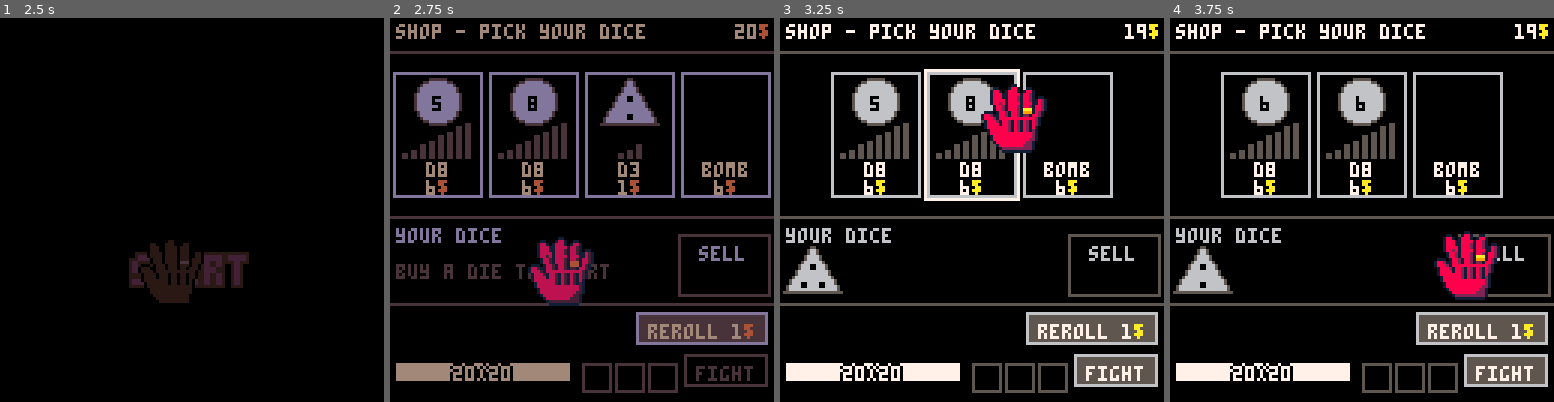
Above: before the commit, frames 1-4 (left to right).
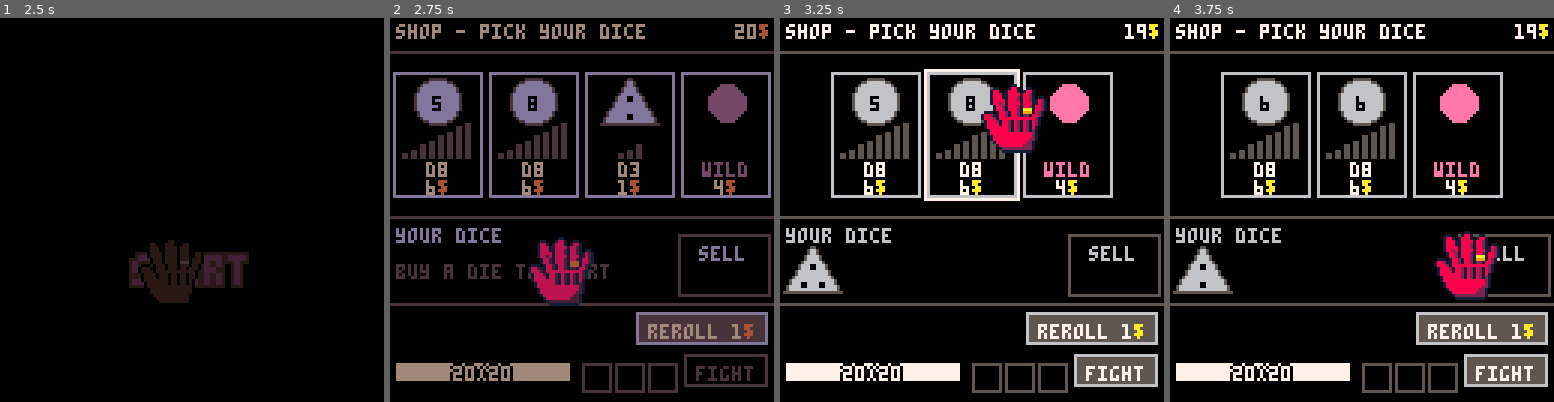
Above: after the commit, the same moments.

Repository: mauro-vb/dice-city
Game: PICO-8 cartridge cart.p8
Same seed, same stepped clock (60 frames per second), same inputs: the game is played once before the commit and once after it.
Inputs (mouse positions are in pixels of both pictures, inside the frame that each line leads up to):
- Up to frame 1 (2.5 s): tap X (X key) at 0.33, 1.07, 1.85 s; click (280, 121) at 0.67 s; tap O (Z key) at 0.7, 1.7, 2.1 s; click (46, 267) at 1.22 s; hold Right 1.6-2.1 s; click (107, 114) at 1.77 s; hold Up 2.15-2.42 s; click (172, 259) at 2.32 s; hold Right from 2.47 s (still down)
- Up to frame 2 (2.75 s): keep holding Right; tap O (Z key) at 2.5 s
- Up to frame 3 (3.25 s): click (1014, 106) at 2.87 s; tap O (Z key) at 2.9 s; tap X (X key) at 2.97 s; release Right at 3.03 s; hold Left from 3.08 s (still down)
- Up to frame 4 (3.75 s): tap O (Z key) at 3.3, 3.7 s; click (1465, 256) at 3.42 s; release Left at 3.58 s; hold Down from 3.63 s (still down)

Frame 1 is identical in both runs. In frame 2, 1.2% of the frame differs, in the area x 81-93%, y 17-47%; in frame 3, 1.2%; in frame 4, 1.2%.

Commit message:
Hits do at least 1, fight x3, drag items onto dice, level-up items
- A hit always does at least 1: no more instant "no damage" loss, every
  fight plays out (balance sim updated to the same rule)
- During the fight the act button toggles x3 speed (>> / x3); fight,
  tweens and particles step 3 times a frame, input once
- Aim items (reroll, rig, double, enchantments) are carried to a die:
  hold and drag, or click and click; full-size icon above the hand.
  Removes the press-then-pick-a-die mode. Rig gets an icon
- lv up / lv up+ / lv up++ ($6 / $9 / $12): +1 / +2 / +3 to every base
  stat when bought; added to the balance sim's shop

Diff:
--- a/src/defs/shop_items.p8.lua
+++ b/src/defs/shop_items.p8.lua
@@ -10,4 +10,8 @@
 --   wild    the one die you can still move after the roll
 --   glass   rolls double; 1 in 4 breaks when the fight starts
 defs("id,name,price,info,inv,aim,col", "potion,beer,3,heals 5 hp,1|bomb,bomb,6,10 damage (in a fight),1|token,reroll,3, …(330 unchanged characters)…
-item_kinds = names"potion,bomb,token,double,rig,greedy,grower,wild,glass"
+-- level ups: applied when bought (never in the inventory), lvl = added to
+-- every base stat ("lv": "lvl up++" is too wide for a shop card). own defs:
+-- an empty inv field would be "" (true)
+defs("id,name,price,info,lvl", "lvlup,lv up,6,+1 all base stats,1|lvlup1,lv up+,9,+2 all base stats,2|lvlup2,lv up++,12,+3 all base stats,3")
+item_kinds = names"potion,bomb,token,double,rig,greedy,grower,wild,glass,lvlup,lvlup1,lvlup2"
--- a/src/entities/slot.p8.lua
+++ b/src/entities/slot.p8.lua
@@ -4,7 +4,7 @@
 	w = 38,
 	h = 64,
 	accepts = function(_ENV, item)
-		return item.slot == key or #run.slots[key] < 3
+		return item.class == die and (item.slot == key or #run.slots[key] < 3)
 	end,
 	on_drop = function(_ENV, d)
 		run:place(d, key)
--- a/src/logic/combat.p8.lua
+++ b/src/logic/combat.p8.lua
@@ -2,8 +2,8 @@
 -- usage: b = battle:new({p = run, foe = enemy1}); each tick: hits = b:step()
 -- each hit: {who = "p" or "e", dmg, p_hp, e_hp} (hp after the hit)
 -- a bar fills by spd + 5 a tick; at 100 that side hits and keeps the leftover.
--- def blocks up to its value: a hit can do 0. if neither side can hurt the
--- other the fight is over at once (a loss). no randomness: dice are rolled before
+-- def blocks up to its value, but a hit always does at least 1, so every
+-- fight plays out to the end. no randomness: dice are rolled before
 -- never changes the player or the enemy def; finish_fight applies the result
 battle = class:extend({
 	-- stats and the bag's coins are taken now: after this, placement doesn't matter
@@ -16,14 +16,11 @@
 		p_hp, e_hp, max_hp = p.hp, foe.hp, p.max_hp
 		p_bar, e_bar, tick = 0, 0, 0
 		p_rate, e_rate = stats.spd + 5, foe.spd + 5
-		p_dmg = max(0, stats.atk - foe.def)
-		e_dmg = max(0, foe.atk - stats.def)
-	end,
-	stalemate = function(_ENV)
-		return p_dmg == 0 and e_dmg == 0
+		p_dmg = max(1, stats.atk - foe.def)
+		e_dmg = max(1, foe.atk - stats.def)
 	end,
 	over = function(_ENV)
-		return p_hp <= 0 or e_hp <= 0 or tick >= 1000 or stalemate(_ENV)
+		return p_hp <= 0 or e_hp <= 0 or tick >= 1000
 	end,
 	won = function(_ENV)
 		return e_hp <= 0
--- a/src/logic/economy.p8.lua
+++ b/src/logic/economy.p8.lua
@@ -37,6 +37,12 @@
 function buy(k)
 	if not can_buy(k) then return false end
 	run:spend(k.price)
+	if k.lvl then
+		for s in all(stat_names) do
+			run.base[s] += k.lvl
+		end
+		return true
+	end
 	if k.inv then
 		local s = stack_for(k)
 		if s then s.n += 1 else add(run.items, {k = k, n = 1}) end
--- a/src/scenes/placement.p8.lua
+++ b/src/scenes/placement.p8.lua
@@ -3,6 +3,8 @@
 
 
 placement = scene:extend({
+	-- >> during the fight: 3x speed (kept for the next fights)
+	fast = false,
 	init = function(_ENV)
 		global.parts = {}
 		phase = "place"
@@ -28,7 +30,7 @@
 		end
 		f:item(selectable:new({
 			x = 48, y = 100, w = 92, h = 17,
-			accepts = function() return true end,
+			accepts = function(_, d) return d.class == die end,
 			on_drop = function(_, d) run:unplace(d) end,
 		}))
 		for d in all(run.bag) do
@@ -39,6 +41,7 @@
 		act_btn = f:item(button:new({
 			x = 112, y = 100, h = 17,
 			on_press = function()
+				if phase == "fight" then fast = not fast return end
 				if phase == "done" then return scene:load(next_scene) end
 				if phase == "rolled" then return start_fight(_ENV) end
 				-- values first, then the show: columns left to right, bottom die
@@ -62,21 +65,22 @@
 				roll_t, roll_end = 0, 40 + 10 * #order
 				phase = "rolled"
 			end,
-			enabled = function() return phase == "place" or phase == "rolled" and roll_t >= roll_end or phase == "done" and card.ready end,
+			enabled = function() return phase == "place" or phase == "fight" or phase == "rolled" and roll_t >= roll_end or phase == "done" and card.ready end,
 		}))
-		-- inventory: potions any time, bombs mid-fight, rerolls after rolling
-		-- (press the reroll, then a die: aim = the slot being aimed)
-		aim = false
-		pick = function(d)
+		-- inventory: potions any time, bombs mid-fight. aim items (reroll, rig,
+		-- double, enchantments) are carried to a die and used on it when dropped
+		use_on = function(d, s)
+			-- focus:drop left the slot where it was dropped: back in its row
+			-- (inv_slots' spacing)
+			s.x, s.y = 58 + s.i * 11, 121
 			-- a double adds a die: it joins the focus list too
-			local k = use_item(aim, false, d)
+			local k = use_item(s.i, false, d)
 			if k == double then f:item(run.bag[#run.bag]) end
 			if k == token then
 				d:roll_anim(0)
 				-- [sfx 32: dice roll] a reroll item
 				sfx(32, 3)
 			end
-			aim = false
 		end
 		inv = inv_slots(f, 121, function(i) use_at(_ENV, i) end, function(i)
 			local s = run.items[i]
@@ -88,7 +92,7 @@
 
 	-- the battle runs live once the intro tween ends
 	start_fight = function(_ENV)
-		phase, aim = "intro", false
+		phase = "intro"
 		-- [sfx 36: enemy appearance] the fight intro starts
 		sfx(36)
 		-- the battle takes the stats and bag coins now; then every die goes back
@@ -136,10 +140,6 @@
 	-- use the item in slot i: a bomb hits the enemy like an attack would,
 	-- a potion fills your bar (the fight's hp mid-fight, the run's before)
 	use_at = function(_ENV, i)
-		if run.items[i].k.aim then
-			aim = aim != i and i
-			return
-		end
 		local k = use_item(i, phase == "fight" and b)
 		if k == bomb then
 			-- [sfx 39: bomb]
@@ -171,10 +171,14 @@
 
 		for d in all(run.bag) do
 			-- a wild die can still move once you've seen the rolls
-			d.pickable = (phase == "place" or phase == "rolled" and d.ench == wild) and not aim
-			d.on_press = aim and pick
-		end
-		act_btn.label = phase == "place" and "roll" or phase == "done" and "next" or "fight"
+			d.pickable = phase == "place" or phase == "rolled" and d.ench == wild
+			d.accepts, d.on_drop = function(_, s) return s.class == item_slot end, use_on
+		end
+		for s in all(inv) do
+			local it = run.items[s.i]
+			s.pickable = it and it.k.aim
+		end
+		act_btn.label = phase == "place" and "roll" or phase == "done" and "next" or phase == "fight" and (fast and "x3" or ">>") or "fight"
 		f:upd()
 		-- a press can switch scenes (next -> shop): stop, or this screen's layout
 		-- would overwrite the shop's dice targets
@@ -184,7 +188,17 @@
 		global.shake = max(0, shake - 1)
 		upd_group(run.bag)
 		upd_group(parts)
-		if phase == "fight" then upd_fight(_ENV) end
+		-- x3: the fight, its tweens and particles run 3 steps a frame (input
+		-- stays once a frame, so a click never counts 3 times)
+		for i = 1, fast and 3 or 1 do
+			if phase == "fight" then
+				if i > 1 then
+					tween.upd()
+					upd_group(parts)
+				end
+				upd_fight(_ENV)
+			end
+		end
 		-- a win's coins count up into the total once the result card is down
 		if card.ready and coins_shown < run.coins and t % 3 == 0 then coins_shown += 1 end
 		p_flash = max(0, p_flash - 1)
@@ -264,7 +278,6 @@
 			stats ..= sub(k, 1, 1)..(type(v) == "table" and v[1].."-"..v[#v] or v).." "
 		end
 		print(stats, hx, 22, 6)
-		if aim then txt("pick a die", 127, 22, 8, "r") end
 		line(0, 29, 127, 29, dark)
 
 		-- middle band: columns and their dice, dropping out during the intro
@@ -305,10 +318,6 @@
 		hp_bar(2, 116, 58, p_shown, bars.p_trail, run.max_hp, 7, p_flash > 0)
 		charge_bar(2, 124, 58, bars.p_charge.v)
 		drw_group(inv)
-		if aim then
-			local s = inv[aim]
-			rect(s.x - 6, s.y - 6, s.x + 5, s.y + 5, 8)
-		end
 		act_btn:drw()
 		drw_group(parts)
 		camera()
@@ -335,7 +344,7 @@
 		local c = win and 7 or 8
 		rectfill(24, 46, 103, 72, bg)
 		rect(24, 46, 103, 72, c)
-		txt(win and "win!" or b:stalemate() and "no damage" or "defeated", 64, 51, c, "c", true)
+		txt(win and "win!" or "defeated", 64, 51, c, "c", true)
 		if gain.reward + gain.leftover > 0 then
 			txt("+"..gain.reward..cash.."\f6 win +"..gain.leftover..cash.."\f6 bag", 64, 62, 6, "c")
 		end
--- a/src/scenes/shop.p8.lua
+++ b/src/scenes/shop.p8.lua
@@ -20,7 +20,8 @@
 -- item k's icon centred on x, y at scale s: 1 on a shop card, .5 in an
 -- inventory slot (src/ui/item_slot.p8.lua). double: two overlapping dice;
 -- reroll token: a die outline with +1; beer (potion): myspr
--- region 17; an enchantment: a circle in its colour. bomb: no icon yet
+-- region 17; rig: a white die with a red +2; level up: blue with +1/2/3; an
+-- enchantment: a circle in its colour. bomb: no icon yet
 function item_icon(k, x, y, s)
 	if k == potion then
 		local m = myspr[17]
@@ -31,6 +32,12 @@
 	elseif k == token then
 		rrect(x - 8 * s, y - 8 * s, 16 * s, 16 * s, 3 * s, 6)
 		print("+1", x - 3, y - 2, 7)
+	elseif k == rig then
+		rrect(x - 8 * s, y - 8 * s, 16 * s, 16 * s, 3 * s, 7)
+		print("+2", x - 3, y - 2, 8)
+	elseif k.lvl then
+		rrect(x - 8 * s, y - 8 * s, 16 * s, 16 * s, 3 * s, 12)
+		print("+"..k.lvl, x - 3, y - 2, 7)
 	elseif k.col then
 		circfill(x, y, 6 * s, k.col)
 	end
--- a/src/ui/focus.p8.lua
+++ b/src/ui/focus.p8.lua
@@ -95,7 +95,7 @@
 		if held then
 			local ox, oy = held.x, held.y
 			held.x, held.y = mx, my
-			held:drw()
+			held:drw(true)
 			held.x, held.y = ox, oy
 		end
 		-- pointer: myspr region 15, or 16 while carrying a die or the button is
--- a/src/ui/item_slot.p8.lua
+++ b/src/ui/item_slot.p8.lua
@@ -1,14 +1,17 @@
 -- one inventory slot (10x10): shows = the item kind in it (or false),
--- n = how many are stacked (drawn when more than one)
+-- n = how many are stacked (drawn when more than one). carried (an aim item
+-- on its way to a die, see focus:drw): just the icon, full size, above the
+-- grabbing hand
 -- usage: item_slot:new({x = 69, y = 120, on_press = ..., enabled = ...})
 item_slot = selectable:extend({
 	w = 10,
 	h = 10,
 	n = 0,
-	drw = function(_ENV)
+	drw = function(_ENV, carried)
 		-- slot i shows stack i of the run's inventory
 		local s = run.items[i]
 		shows, n = s and s.k or false, s and s.n or 0
+		if carried then return item_icon(shows, x, y - 8, 1) end
 		rect(x - 5, y - 5, x + 4, y + 4, is_on(_ENV) and 6 or dark)
 		-- the shop's icon at half size (src/scenes/shop.p8.lua)
 		if shows then item_icon(shows, x, y, .5) end
--- a/tests/test_combat.lua
+++ b/tests/test_combat.lua
@@ -28,13 +28,13 @@
 	check(r.win and r.hp_left == 16)
 end)
 
-test("def can block every point of damage", function()
+test("def blocks all but 1: a hit always does at least 1", function()
 	local p = fighter(3, 1, 3)
 	local r = fight(p, {hp = 6, atk = 2, spd = 1, def = 0})
 	for ev in all(r.events) do
-		if ev.who == "e" then check(ev.dmg == 0, "enemy hit for "..ev.dmg) end
+		if ev.who == "e" then check(ev.dmg == 1, "enemy hit for "..ev.dmg) end
 	end
-	check(r.win and r.hp_left == 20)
+	check(r.win and r.hp_left < 20)
 end)
 
 test("def reduces damage by its value", function()
@@ -43,10 +43,11 @@
 	check(r.events[1].who == "e" and r.events[1].dmg == 4)
 end)
 
-test("nobody can hurt anybody: a loss at once", function()
+test("both blocked: 1 a hit, the fight plays out", function()
 	local p = fighter(1, 1, 5)
 	local r = fight(p, {hp = 6, atk = 2, spd = 1, def = 4})
-	check(not r.win and #r.events == 0 and r.hp_left == 20)
+	-- same speed, the player hits first: 6 hits to the enemy's 5
+	check(r.win and #r.events == 11 and r.hp_left == 15)
 end)
 
 test("player wins ties", function()
Not shown, changed: tools/balance.py
